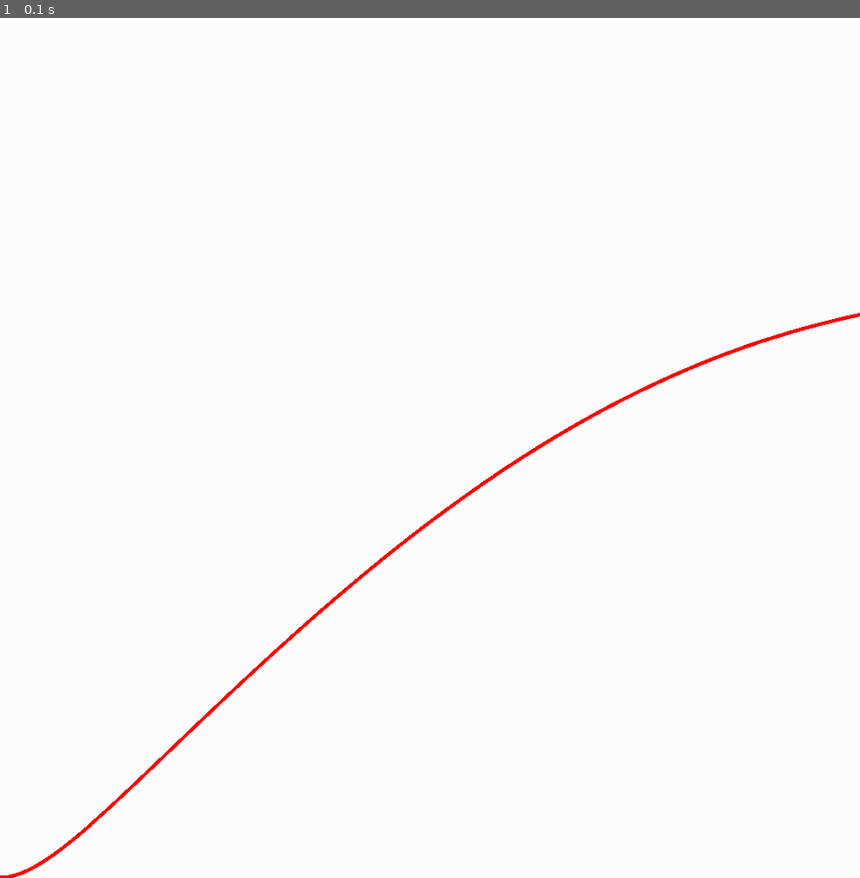
Above: before the commit, frame 1.
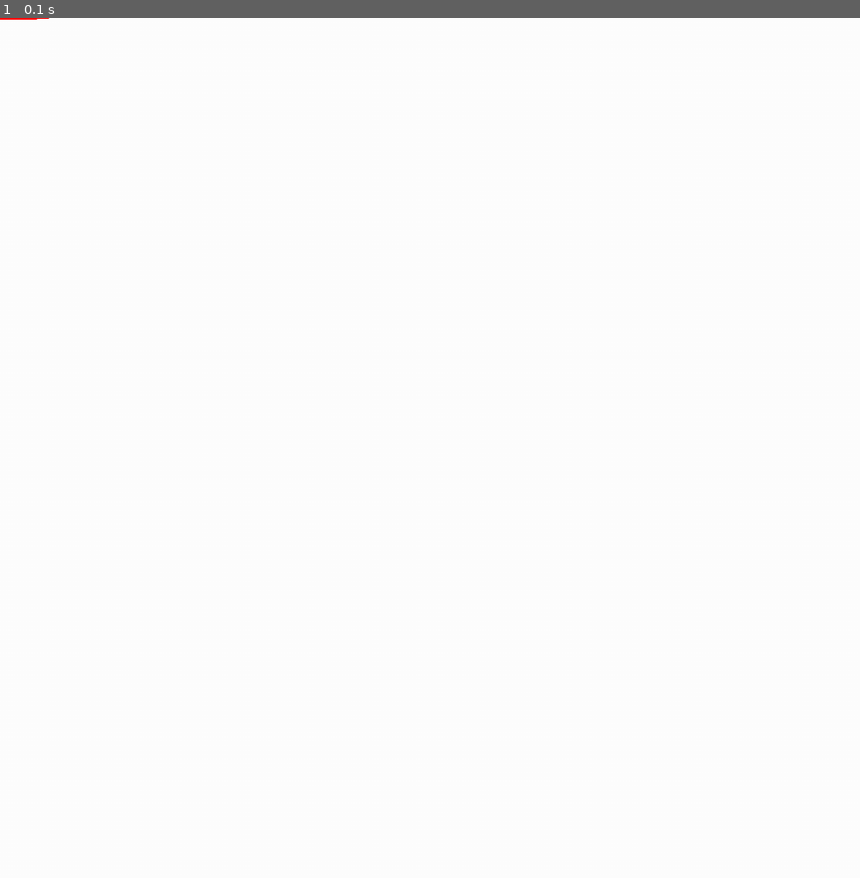
Above: after the commit, the same moment.

Repository: duncanwedig/PIDsim
Game: pygame game, started from main.py
The game is run twice, just before and just after one commit, with the same random seed, the same clock (stepped at 60 frames per second) and the same inputs.
Inputs:
- Up to frame 1 (0.1 s): no input

The runs differ from the first frame. In frame 1, 0.6% of the frame differs, in the area x 0-100%, y 0-100%.

Commit message:
Added motor to simplify motor calculations
Not really working right now, probably because of weird scaling

Diff:
--- a/PIDcontroller.py
+++ b/PIDcontroller.py
@@ -4,11 +4,12 @@
 import numpy as np
 from typing import Callable
 from utils.vector import Vector, vectortype
+from utils.motor import Motor
 
 class PIDcontroller(object):
 
     def __init__(self, setpoint:float, kP:float, startpoint:float = 0, kI:float = 0, kD:float = 0,
-                 opposingForce:Callable = lambda x:x, calcForce:Callable = lambda s,v: v-s):
+                 opposingForce:Callable = lambda x:x, motor:Motor = Motor(1961, .7, .71, 134)):
         self.start_point = startpoint
         self.current_point = startpoint
         self.setpoint = setpoint
@@ -26,7 +27,7 @@
         self.Dterm = 0
 
         self.calcOpposingForce = opposingForce
-        self.calcForce = calcForce
+        self.motor = motor
 
         self.current_time = 0
 
@@ -55,7 +56,7 @@
 
     def calcPhysics(self, timestep:float, voltage:float):
         # This probably needs a better label, but simple implementations for now please
-        self.acceleration = self.calcForce(self.velocity, voltage)
+        self.acceleration = self.motor.get_torque(self.velocity, voltage)
 
         # If opposing force were actually used, arguments would be supplied here probably
         self.acceleration -= self.calcOpposingForce(0)
@@ -65,9 +66,11 @@
         self.velocity += self.acceleration * timestep
 
     def draw(self, screen):
-        point = pygame_utils.scale_points((self.current_time-10, self.error), 50, 500)
-        print(point)
-        self.points.append(Vector(point, vectortype.XY))
+        pointx = pygame_utils.scale_point(self.current_time, 5, 0)
+        pointy = pygame_utils.scale_point(self.error, -5, 500)
+        # point = pygame_utils.scale_points((self.current_time-100, -self.error), 5, 500)
+        print(pointx, pointy)
+        self.points.append(Vector((pointx,pointy), vectortype.XY))
         xy = self.points[-1].xy
         x = int(xy[0])
         y = int(xy[1])
@@ -77,5 +80,5 @@
         voltage = self.calcPID(timestep)
         self.calcPhysics(timestep, voltage)
         self.draw(screen)
-        # print("pos: ", self.current_point, "\nvelocity: ", self.velocity, "\nvoltage: ", voltage, "\naccel: ", self.acceleration)
+        print("pos: ", self.current_point, "\nvelocity: ", self.velocity, "\nvoltage: ", voltage, "\naccel: ", self.acceleration)
         print("\n\nPterm: ", self.Pterm, "\nIterm: ", self.Iterm, "\nDterm: ", self.Dterm, "\n\n")
--- a/main.py
+++ b/main.py
@@ -16,9 +16,9 @@
 screen = pygame.display.set_mode(size)
 screen.fill([255,255,255])
 
-pid = PIDcontroller(10, .1, kI=.01, kD=.1, calcForce=calc_motor_torque)
+pid = PIDcontroller(100, .1, kI=.01, kD=.1)
 
-for n in range(5000):
+for n in range(20000):
     pid.step(.01, screen)
 
 pygame.display.flip()
--- /dev/null
+++ b/utils/motor.py
@@ -0,0 +1,26 @@
+import math
+from utils import extramath
+
+
+class Motor(object):
+
+    def __init__(self, free_speed:float, free_current:float, stall_torque:float,
+                 stall_current:float, battery_voltage:float = 12):
+        '''All input fields are SI units, probably.'''
+        # self.free_speed = free_speed
+        # self.free_current = free_current
+        # self.stall_torque = stall_torque
+        # self.stall_current = stall_current
+        # self.battery_voltage = battery_voltage
+
+        self.kT = stall_torque / stall_current
+        self.R = battery_voltage / stall_current
+        self.kV = free_speed / (battery_voltage - free_current * self.R)
+
+    def get_torque(self, voltage:float, velocity:float):
+        return ( voltage - (velocity / self.kV) ) * self.kT / self.R
+
+    def print_data(self):
+        print("kT: ", self.kT)
+        print("kV: ", self.kV)
+        print("R: ", self.R)
